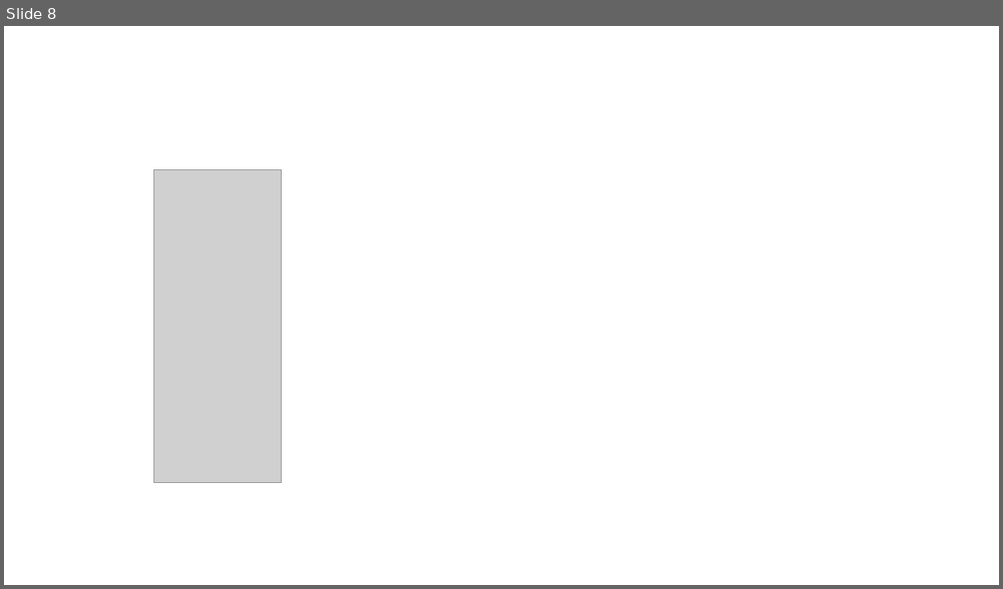
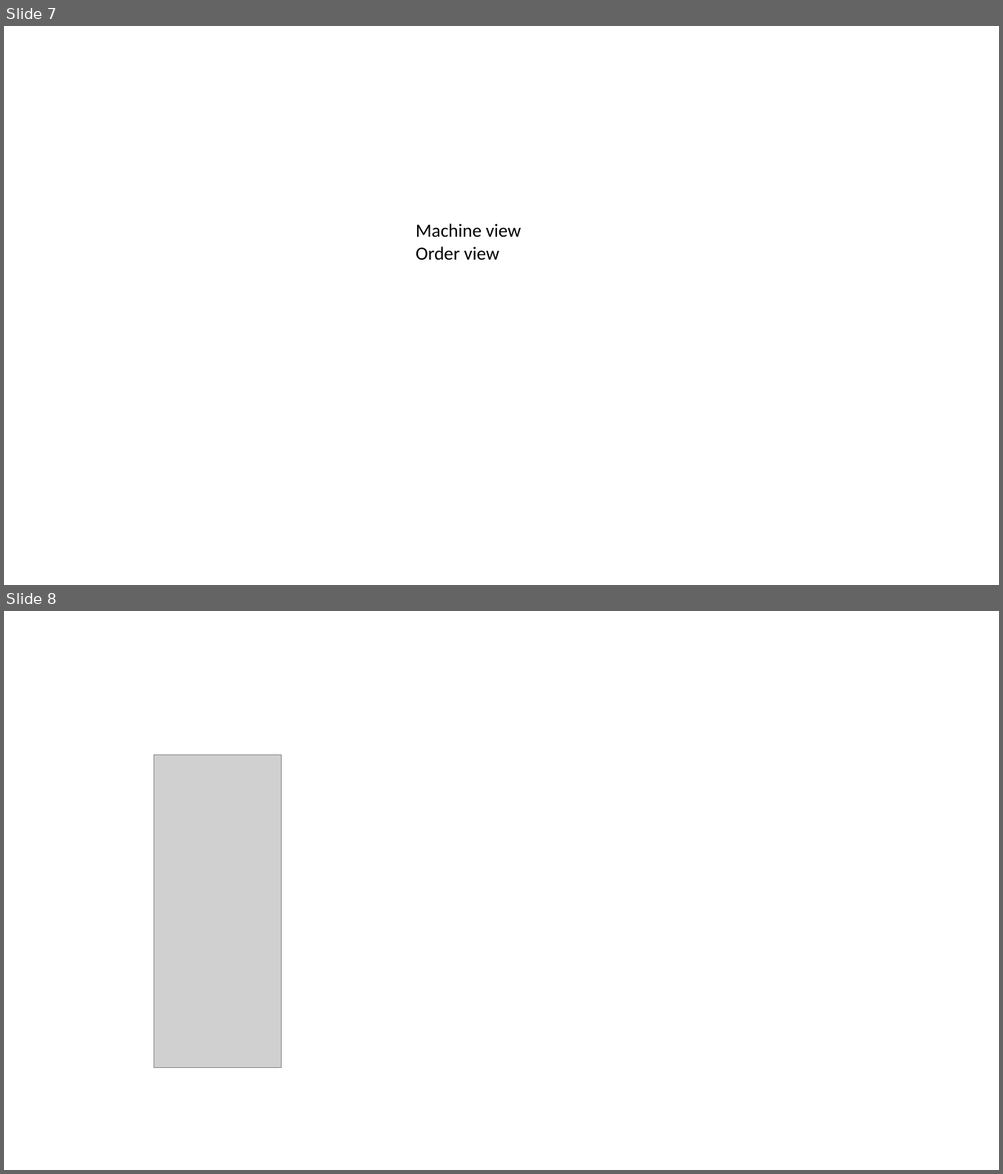
Before and after one commit to cayuan/CAA_pub, a slide deck: CAA/00_doc/Architecture_20220907.pptx. Shown one above the other, each under a label of ours: slide 8 before the commit, slides 7 and 8 after it. The pictures are 1003x589 and 1003x1174 pixels, drawn with LibreOffice and Linux fonts; fonts in the diff are those of the drawing; grey boxes stand for pictures; background and template pictures are left out. Boxes give left, top, right and bottom in pixels: in the first picture for what was removed or moved away, otherwise in the second. Text is boxed around its words. In the diff, an @@ line names an element or a change of style, - is before the commit and + after.

```diff
--- a/CAA/00_doc/Architecture_20220907.pptx
+++ b/CAA/00_doc/Architecture_20220907.pptx
@@ slide 7 added at bbox=[4, 26, 999, 585], background picture (left out) @@
@@ text added at bbox=[415, 224, 521, 260], 18 pt, text #000000 @@
+Machine view
+Order view
```
Also in this commit, not shown: 1 slide changed, 1 slide removed, 3 other files.
